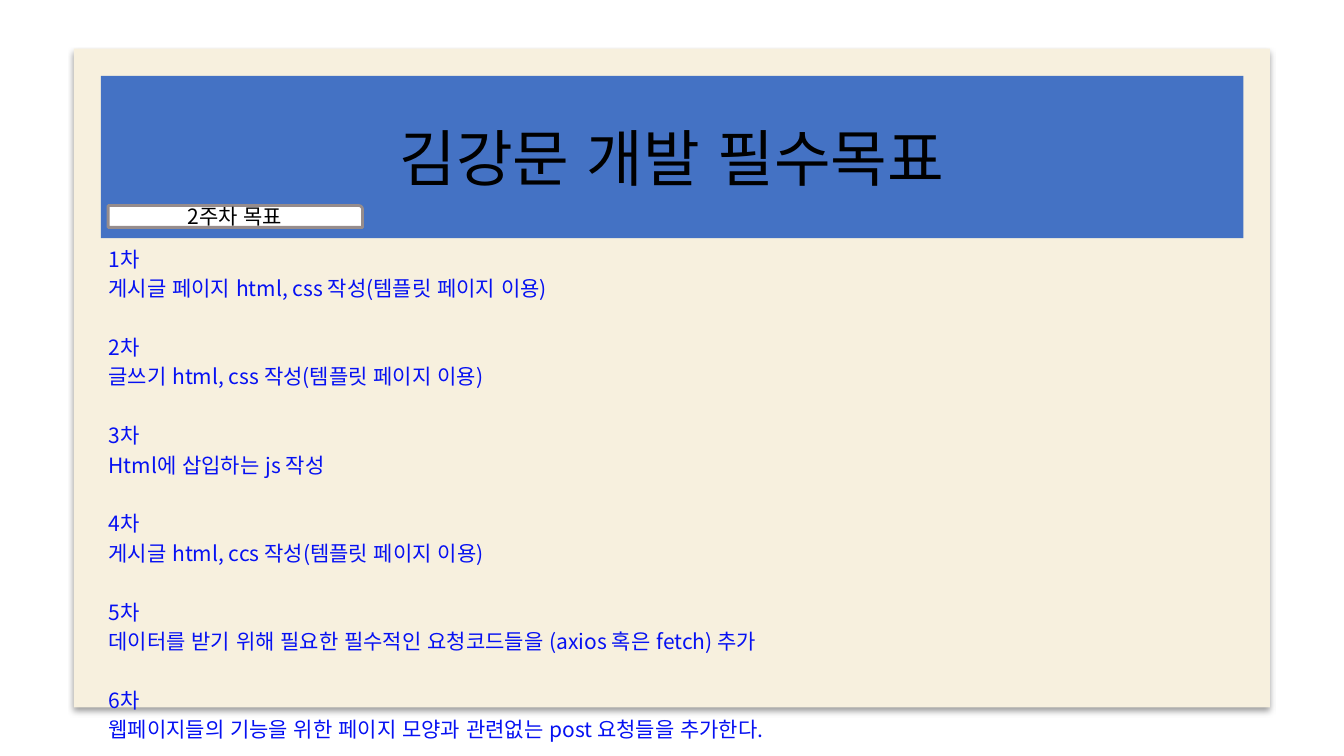
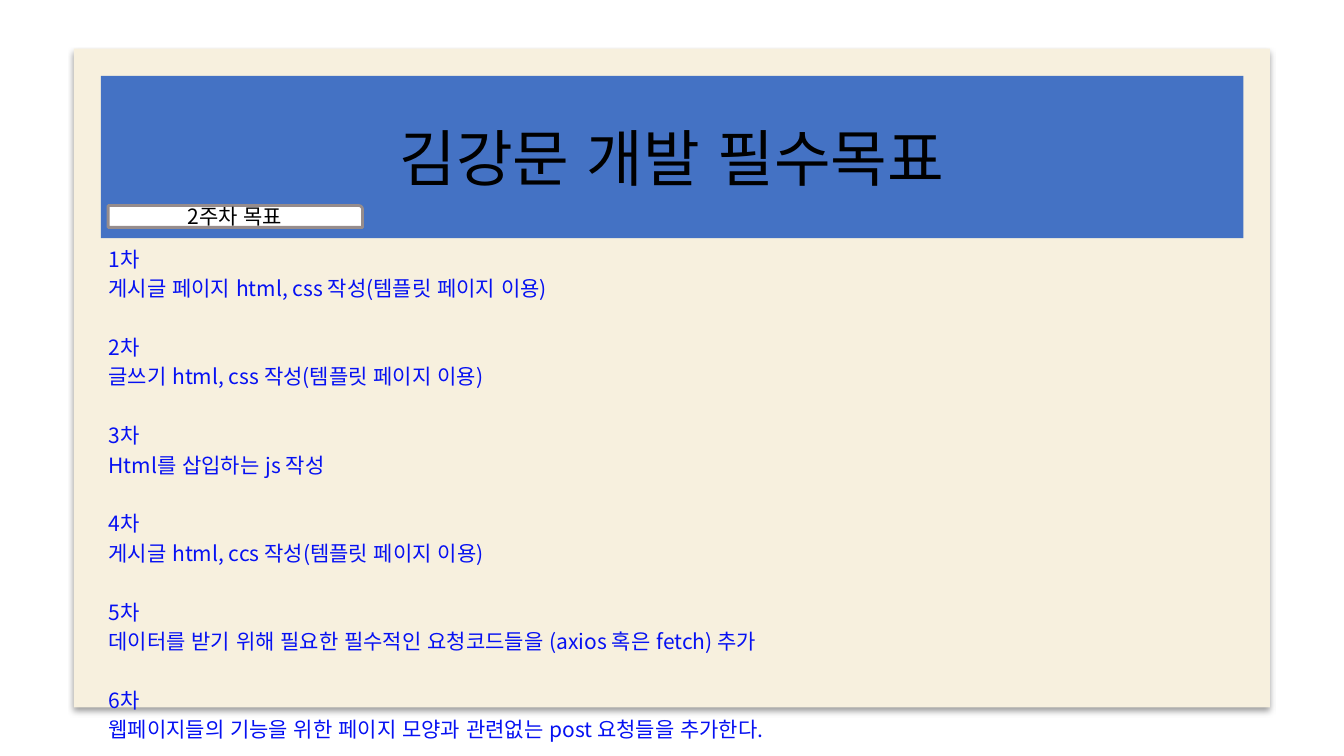
Before and after one commit to web5-kimgangmoon/teamproject_cloneCoding-Kim-Lee-Son-, a slide deck: slide 15 of 스케줄표.pptx. Drawn at 1344x756 pixels with LibreOffice and Linux fonts; fonts in the diff are those of the drawing; background and template pictures are left out. Boxes give left, top, right and bottom in pixels: in the first picture for what was removed or moved away, otherwise in the second. Text is boxed around its words. In the diff, an @@ line names an element or a change of style, - is before the commit and + after.

```diff
--- a/스케줄표.pptx
+++ b/스케줄표.pptx
@@ subtitle at (108,455,325,478): text changed @@
-Html에 삽입하는 js 작성
+Html를 삽입하는 js 작성
```
Also in this commit, not shown: 1 other file.
